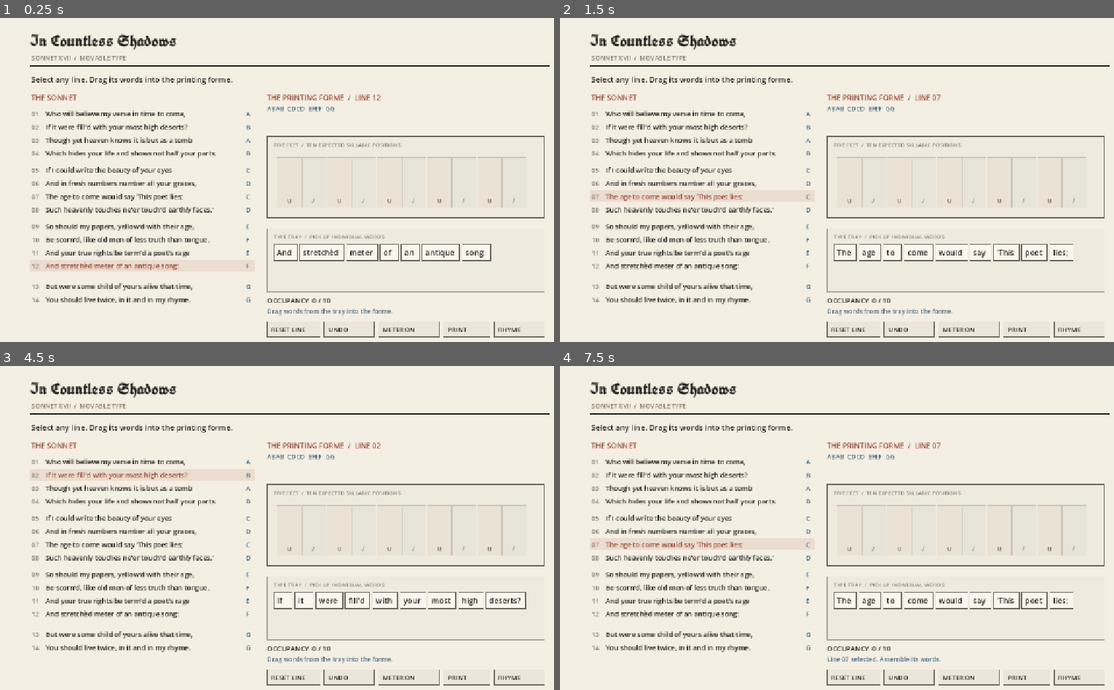
Above: before the commit, frames 1-4 (two rows, left to right).
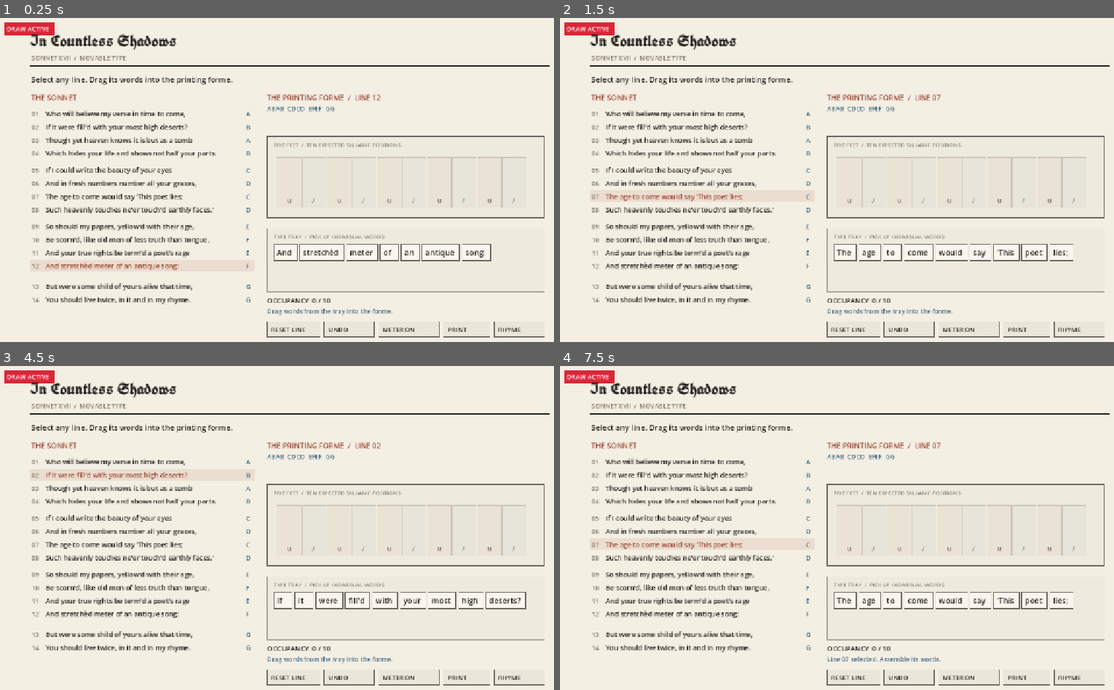
Above: after the commit, the same moments.

Repository: hlywa/in-countless-shadows
Game: Godot game, scene res://scenes/sonnet_player.tscn
Same seed, same stepped clock (60 frames per second), same inputs: the game is played once before the commit and once after it. This scene is started directly instead of the project's main scene.
Inputs (mouse positions are in pixels of both pictures, inside the frame that each line leads up to):
- Up to frame 1 (0.25 s): no input
- Up to frame 2 (1.5 s): tap Enter at 0.5 s; drag from (848, 180) to (909, 108) at 0.52 s; tap Space at 1.25 s; drag from (731, 196) to (820, 244) at 1.27 s
- Up to frame 3 (4.5 s): tap Enter at 2, 3.5 s; move the mouse to (349, 456) at 2.02 s; click (349, 456) at 2.17 s; tap Space at 2.75, 4.25 s; drag from (260, 592) to (116, 479) at 2.77 s; move the mouse to (465, 576) at 3.52 s; click (465, 576) at 3.67 s; drag from (116, 479) to (204, 447) at 4.27 s
- Up to frame 4 (7.5 s): move the mouse to (881, 528) at 5.02 s; click (881, 528) at 5.17 s; drag from (764, 447) to (731, 544) at 5.77 s; move the mouse to (975, 511) at 6.52 s; click (975, 511) at 6.67 s; drag from (731, 544) to (820, 592) at 7.27 s

The runs differ from the first frame. In frame 1, 0.4% of the frame differs, in the area x 0-10%, y 1-6%; in frame 2, 0.4%; in frame 3, 0.4%; in frame 4, 0.4%.
Error before the commit: Trying to assign an array of type "Array" to a variable of type "Array[int]". (res://scripts/sonnet_player.gd:257)
Error after the commit: Trying to assign an array of type "Array" to a variable of type "Array[int]". (res://scripts/sonnet_player.gd:263)

Commit message:
Add high contrast untransformed draw diagnostic for blank SonnetPlayer

Diff:
--- a/scripts/sonnet_player.gd
+++ b/scripts/sonnet_player.gd
@@ -80,7 +80,13 @@
 func _draw() -> void:
 	regions.clear()
 	draw_rect(Rect2(Vector2.ZERO, size), PAPER)
+	# Draw a fixed diagnostic marker in untransformed local coordinates.
+	# This distinguishes a rendering/layout issue from a text-color issue.
+	draw_rect(Rect2(12, 12, 110, 28), Color("#dc2537"))
+	draw_string(ThemeDB.fallback_font, Vector2(18, 32), "DRAW ACTIVE", HORIZONTAL_ALIGNMENT_LEFT, -1, 14, Color.WHITE)
 	var sc := minf(size.x / 1280.0, size.y / 720.0)
+	if sc <= 0.0:
+		return
 	var offset := (size - Vector2(1280, 720) * sc) * 0.5
 	draw_set_transform(offset, 0.0, Vector2(sc, sc))
 	_draw_page()
